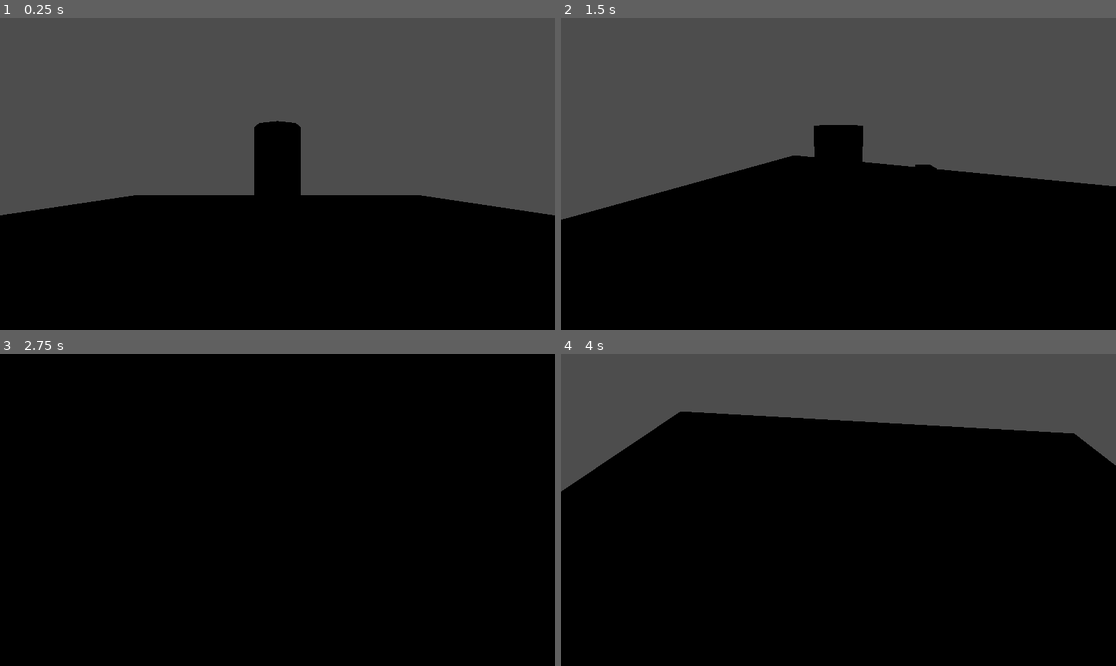
Above: before the commit, frames 1-4 (two rows, left to right).
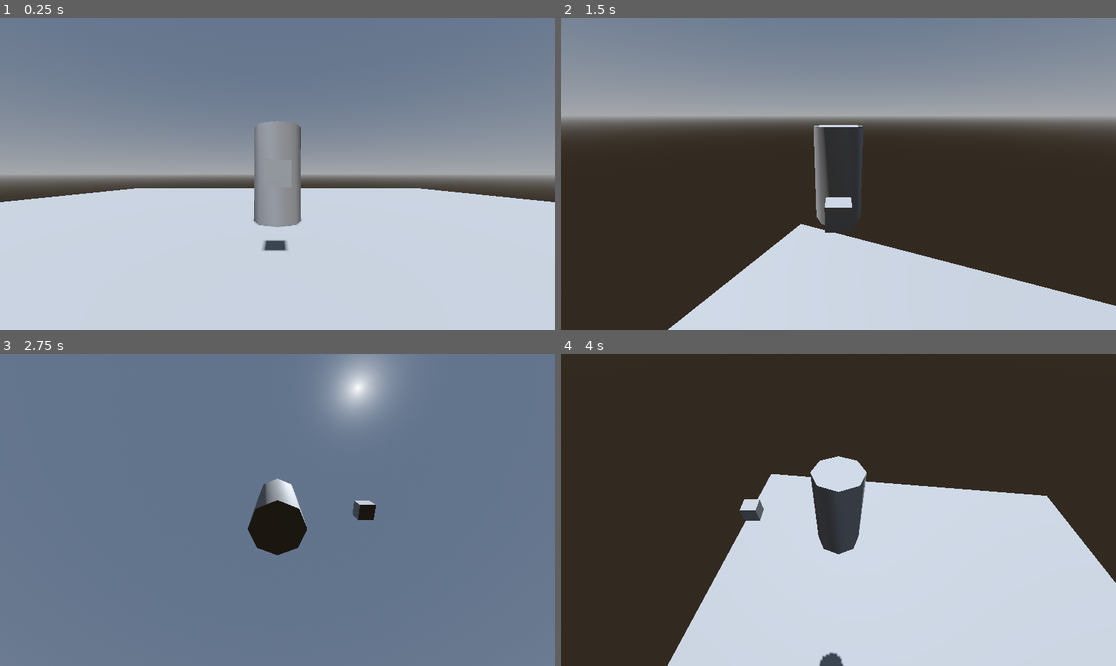
Above: after the commit, the same moments.

Repository: Hillmanhill/Fishing-System-Using-Command-Pattern
Game: Godot game, scene res://TestScene.tscn
Same seed, same stepped clock (60 frames per second), same inputs: the game is played once before the commit and once after it.
Inputs (mouse positions are in pixels of both pictures, inside the frame that each line leads up to):
- Up to frame 1 (0.25 s): no input
- Up to frame 2 (1.5 s): tap Enter at 0.5 s; move the mouse to (960, 158) at 0.52 s; hold D (PlayerRight) 0.53-1.28 s; tap Space (PlayerJump, bound only after the commit) at 0.6, 0.77, 1.07, 1.35 s; move the mouse to (727, 189) at 1.27 s; hold S (PlayerBackward, bound only after the commit) from 1.28 s (still down)
- Up to frame 3 (2.75 s): tap Space (PlayerJump, bound only after the commit) at 1.52, 1.82, 2.1 s; move the mouse to (333, 441) at 2.02 s; release S (PlayerBackward, bound only after the commit) at 2.03 s; hold D (PlayerRight) from 2.03 s (still down)
- Up to frame 4 (4 s): tap Space (PlayerJump, bound only after the commit) at 2.75, 2.85, 3.02, 3.32, 3.6, 3.77 s; move the mouse to (810, 572) at 2.77 s; release D (PlayerRight) at 2.78 s; hold W (PlayerForward) 2.78-3.53 s; move the mouse to (1005, 556) at 3.52 s; hold A (PlayerLeft) from 3.53 s (still down)

The runs differ from the first frame. In frame 1, 97% of the frame differs, in the area x 0-100%, y 0-100%; in frame 2, 97%; in frame 3, 100%; in frame 4, 100%.

Commit message:
minor character control fixes and test scene set up

Diff:
--- a/Player/PlayerMovement.gd
+++ b/Player/PlayerMovement.gd
@@ -54,4 +54,4 @@
 		velocity.z = move_toward(velocity.z, 0, RELETIVESPEED)
 
 	if Input.is_action_just_pressed("PlayerJump") and is_on_floor():
-		velocity.y = 9
+		velocity.y = 20
--- a/TestScene.tscn
+++ b/TestScene.tscn
@@ -1,31 +1,28 @@
-[gd_scene load_steps=3 format=3 uid="uid://btjsp0rgdfor6"]
+[gd_scene load_steps=5 format=3 uid="uid://btjsp0rgdfor6"]
 
-[ext_resource type="Script" uid="uid://bncuc2imx11h1" path="res://Player/PlayerMovement.gd" id="1_mncer"]
+[ext_resource type="PackedScene" uid="uid://cqp6c8u06cem0" path="res://player.tscn" id="1_mncer"]
 
-[sub_resource type="CylinderShape3D" id="CylinderShape3D_cguwc"]
+[sub_resource type="ProceduralSkyMaterial" id="ProceduralSkyMaterial_mncer"]
+
+[sub_resource type="Sky" id="Sky_cguwc"]
+sky_material = SubResource("ProceduralSkyMaterial_mncer")
+
+[sub_resource type="Environment" id="Environment_wicfy"]
+background_mode = 2
+sky = SubResource("Sky_cguwc")
 
 [node name="World" type="Node3D"]
 
-[node name="Player" type="CharacterBody3D" parent="." node_paths=PackedStringArray("camera_3d", "player_meshes")]
-script = ExtResource("1_mncer")
-camera_3d = NodePath("CameraMountOrbit/CameraMountPitch/Camera3D")
-player_meshes = NodePath("CSGCylinder3D")
+[node name="WorldEnvironment" type="WorldEnvironment" parent="."]
+environment = SubResource("Environment_wicfy")
 
-[node name="CollisionShape3D" type="CollisionShape3D" parent="Player"]
-shape = SubResource("CylinderShape3D_cguwc")
-
-[node name="CSGCylinder3D" type="CSGCylinder3D" parent="Player"]
-
-[node name="CSGBox3D" type="CSGBox3D" parent="Player/CSGCylinder3D"]
-transform = Transform3D(0.325575, 0, 0, 0, 0.325575, 0, 0, 0, 0.325575, 0, 0, 1.84151)
-
-[node name="CameraMountOrbit" type="Node3D" parent="Player"]
-
-[node name="CameraMountPitch" type="Node3D" parent="Player/CameraMountOrbit"]
-
-[node name="Camera3D" type="Camera3D" parent="Player/CameraMountOrbit/CameraMountPitch"]
-transform = Transform3D(1, 0, 0, 0, 1, 0, 0, 0, 1, 0, 0, 4.3399)
+[node name="DirectionalLight3D" type="DirectionalLight3D" parent="WorldEnvironment"]
+transform = Transform3D(1, 0, 0, 0, 0.380732, 0.924686, 0, -0.924686, 0.380732, 0, 0, 0)
+shadow_enabled = true
 
 [node name="CSGBox3D" type="CSGBox3D" parent="."]
 transform = Transform3D(19.6781, 0, 0, 0, 19.6781, 0, 0, 0, 19.6781, -0.00635052, -2.40234, 0.0220003)
+use_collision = true
 size = Vector3(1, 0.0949707, 1)
+
+[node name="Player" parent="." instance=ExtResource("1_mncer")]
--- /dev/null
+++ b/player.tscn
@@ -0,0 +1,29 @@
+[gd_scene load_steps=3 format=3 uid="uid://cqp6c8u06cem0"]
+
+[ext_resource type="Script" uid="uid://bncuc2imx11h1" path="res://Player/PlayerMovement.gd" id="1_4flbx"]
+
+[sub_resource type="CylinderShape3D" id="CylinderShape3D_cguwc"]
+
+[node name="Player" type="CharacterBody3D" node_paths=PackedStringArray("camera_3d", "player_meshes")]
+axis_lock_angular_x = true
+axis_lock_angular_z = true
+script = ExtResource("1_4flbx")
+gravityMultiplyer = 3.0
+camera_3d = NodePath("CameraMountOrbit/CameraMountPitch/Camera3D")
+player_meshes = NodePath("CollisionShape3D/CSGCylinder3D")
+
+[node name="CollisionShape3D" type="CollisionShape3D" parent="."]
+transform = Transform3D(1, 0.000608315, -0.000799389, -0.000606397, 0.999997, 0.00241784, 0.000800845, -0.00241736, 0.999997, 0, 0, 0)
+shape = SubResource("CylinderShape3D_cguwc")
+
+[node name="CSGCylinder3D" type="CSGCylinder3D" parent="CollisionShape3D"]
+
+[node name="CSGBox3D" type="CSGBox3D" parent="CollisionShape3D/CSGCylinder3D"]
+transform = Transform3D(0.325575, 0, 0, 0, 0.325575, 0, 0, 0, 0.325575, 0, 0, 1.84151)
+
+[node name="CameraMountOrbit" type="Node3D" parent="."]
+
+[node name="CameraMountPitch" type="Node3D" parent="CameraMountOrbit"]
+
+[node name="Camera3D" type="Camera3D" parent="CameraMountOrbit/CameraMountPitch"]
+transform = Transform3D(1, 0, 0, 0, 1, 0, 0, 0, 1, 0, 0, 4.3399)
--- a/project.godot
+++ b/project.godot
@@ -26,7 +26,7 @@
 "events": [Object(InputEventKey,"resource_local_to_scene":false,"resource_name":"","device":-1,"window_id":0,"alt_press …(192 unchanged characters)…
 ]
 }
-playerBackward={
+PlayerBackward={
 "deadzone": 0.2,
 "events": [Object(InputEventKey,"resource_local_to_scene":false,"resource_name":"","device":-1,"window_id":0,"alt_press …(192 unchanged characters)…
 ]
@@ -41,3 +41,8 @@
 "events": [Object(InputEventKey,"resource_local_to_scene":false,"resource_name":"","device":-1,"window_id":0,"alt_press …(192 unchanged characters)…
 ]
 }
+PlayerJump={
+"deadzone": 0.2,
+"events": [Object(InputEventKey,"resource_local_to_scene":false,"resource_name":"","device":-1,"window_id":0,"alt_pressed":false,"shift_pressed":false,"ctrl_pressed":false,"meta_pressed":false,"pressed":false,"keycode":0,"physical_keycode":32,"key_label":0,"unicode":32,"location":0,"echo":false,"script":null)
+]
+}
